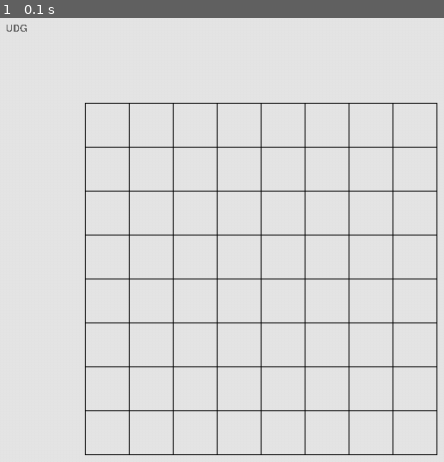
Above: before the commit, frame 1.
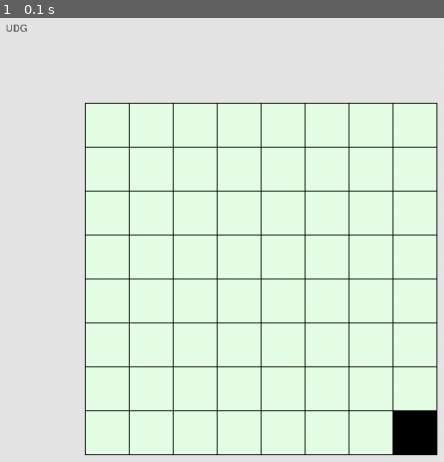
Above: after the commit, the same moment.

Repository: rodrigodub/Output
Game: pygame game, started from ProgramacaoDeJogos/UDG.py
The game is run twice, just before and just after one commit, with the same random seed, the same clock (stepped at 60 frames per second) and the same inputs.
Inputs:
- Up to frame 1 (0.1 s): no input

The runs differ from the first frame. In frame 1, 57% of the frame differs, in the area x 19-99%, y 19-99%.

Commit message:
UDG: grid pixels are drawn
# v2.128
# 20180204

Diff:
--- a/ProgramacaoDeJogos/UDG.py
+++ b/ProgramacaoDeJogos/UDG.py
@@ -6,7 +6,7 @@
 # Usage:
 # > python3 UDG.py
 #
-# v2.127
+# v2.128
 # 20180204
 #################################################
 __author__ = 'Rodrigo Nobrega'
@@ -66,11 +66,21 @@
     """This is the large scale grid"""
     def __init__(self):
         self.array = np.zeros((8, 8))
+        self.array[7, 7] = 1
 
     def drawgrid(self, scr):
+        for i in range(0, 8):
+            for j in range(0, 8):
+                pygame.draw.rect(scr.display, self.pixelcolor(j, i), ((i*50)+100, (j*50)+100, 50, 50), 0)
         for i in range(100, 550, 50):
             pygame.draw.line(scr.display, (0, 0, 0), (i, 100), (i, 500))
             pygame.draw.line(scr.display, (0, 0, 0), (100, i), (500, i))
+
+    def pixelcolor(self, i, j):
+        if self.array[i, j] == 0:
+            return (230, 255, 230)
+        else:
+            return (0, 0, 0)
 
 
 # event loop
@@ -90,7 +100,7 @@
         # draw grid
         grd.drawgrid(scr)
         # refresh display
-        pygame.display.flip()
+        pygame.display.update()
 
 
 # main routine
